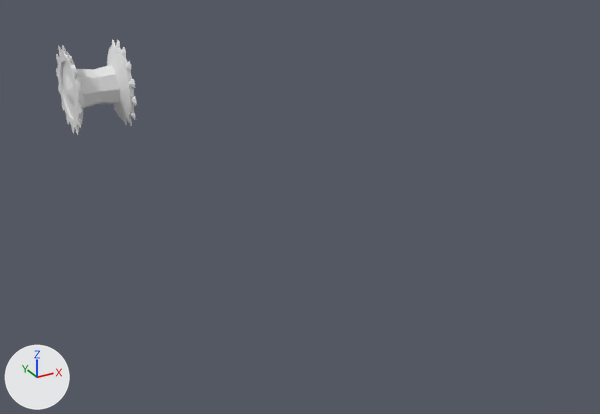
The OBJ model models/Gears_Right.obj, before and after one commit.
The view is the same before and after, from a camera (50 mm lens) standing at (-3.12, -4.51, 2.6) and looking at (-0.66, -0.05, 0.37). The axes (+X, +Y, +Z) are drawn at lower left. The lights are the same throughout. Where no turn or scale is listed for an object, it has been applied to the vertices. Vertices at the same position are counted once.

The first picture shows 'Wheels_Right_Object_3'.
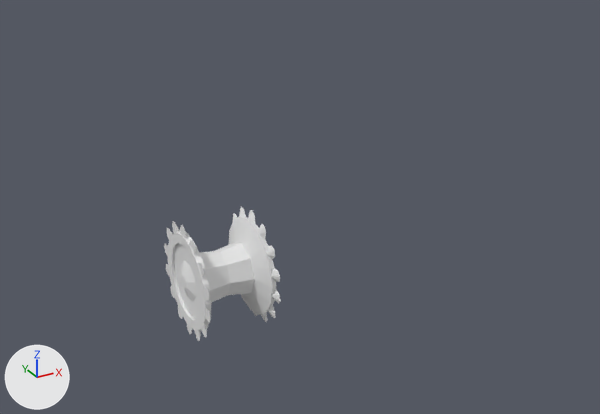
The change in detail:
me_wheels_right_object_3 is used by ob_wheels_right_object_3; location (0.0, 0.0, 0.0).
me_wheels_right_object_3 had 340 vertices, 502 faces, 1 loose edge and spanned x -1.49..-0.93, y -2.66..3.08, z 0.21..1.01.
me_wheels_right_object_3 now has 338 vertices, 502 faces and spans x -1.49..-0.98, y -0.39..0.4, z -0.41..0.4.
me_wheels_right_object_3 part 1: the loose piece of 65 vertices spanning x -1.48..-1.34, y 2.35..3.03, z 0.27..0.94 is moved by (0.0, -2.69, -0.61).
me_wheels_right_object_3 part 2: the loose piece of 24 vertices spanning x -1.44..-1.03, y 2.5..2.88, z 0.42..0.79 is moved by (0.0, -2.69, -0.61).
me_wheels_right_object_3 part 3: the loose piece of 6 vertices spanning x -1.47..-1.44, y 2.64..2.74, z 0.21..0.29 is moved by (0.0, -2.69, -0.61).
me_wheels_right_object_3 part 4: the loose piece of 6 vertices spanning x -1.47..-1.44, y 2.49..2.6, z 0.25..0.34 is moved by (0.0, -2.69, -0.61).
me_wheels_right_object_3 part 5: the loose piece of 6 vertices spanning x -1.47..-1.44, y 2.37..2.48, z 0.34..0.45 is moved by (0.0, -2.69, -0.61).
me_wheels_right_object_3 part 6: the loose piece of 6 vertices spanning x -1.47..-1.44, y 2.3..2.39, z 0.49..0.59 is moved by (0.0, -2.69, -0.61).
me_wheels_right_object_3 part 7: the loose piece of 6 vertices spanning x -1.47..-1.44, y 2.3..2.39, z 0.63..0.73 is moved by (0.0, -2.69, -0.61).
me_wheels_right_object_3 part 8: the loose piece of 6 vertices spanning x -1.47..-1.44, y 2.37..2.47, z 0.76..0.87 is moved by (0.0, -2.69, -0.61).
me_wheels_right_object_3 part 9: the loose piece of 6 vertices spanning x -1.47..-1.44, y 2.79..2.89, z 0.25..0.35 is moved by (0.0, -2.69, -0.61).
me_wheels_right_object_3 part 10: the loose piece of 6 vertices spanning x -1.47..-1.44, y 2.49..2.6, z 0.87..0.97 is moved by (0.0, -2.69, -0.61).
me_wheels_right_object_3 part 11: the loose piece of 16 vertices spanning x -1.49..-1.46, y 2.56..2.82, z 0.47..0.74 is moved by (0.0, -2.69, -0.61).
me_wheels_right_object_3 part 12: the loose piece of 65 vertices spanning x -1.12..-0.98, y 2.35..3.03, z 0.27..0.94 is moved by (0.0, -2.69, -0.61).
me_wheels_right_object_3 part 13: the loose piece of 6 vertices spanning x -1.02..-0.99, y 2.49..2.6, z 0.25..0.34 is moved by (0.0, -2.69, -0.61).
me_wheels_right_object_3 part 14: the loose piece of 6 vertices spanning x -1.02..-0.99, y 2.37..2.48, z 0.34..0.45 is moved by (0.0, -2.69, -0.61).
me_wheels_right_object_3 part 15: the loose piece of 6 vertices spanning x -1.02..-0.99, y 2.3..2.39, z 0.49..0.59 is moved by (0.0, -2.69, -0.61).
me_wheels_right_object_3 part 16: the loose piece of 6 vertices spanning x -1.02..-0.99, y 2.3..2.39, z 0.63..0.73 is moved by (0.0, -2.69, -0.61).
me_wheels_right_object_3 part 17: the loose piece of 6 vertices spanning x -1.02..-0.99, y 2.37..2.47, z 0.76..0.87 is moved by (0.0, -2.69, -0.61).
me_wheels_right_object_3 part 18: the loose piece of 6 vertices spanning x -1.02..-0.99, y 2.49..2.6, z 0.87..0.97 is moved by (0.0, -2.69, -0.61).
me_wheels_right_object_3 part 19: 9 loose pieces with 54 vertices, spanning x -1.47..-0.99, y 2.65..3.08, z 0.49..1.01, are deleted.
me_wheels_right_object_3 part 20: 54 vertices added at x -1.47..-0.99, y -0.04..0.4, z -0.12..0.4.

Changed parts and their boxes (x1, y1, x2, y2) in the pictures (600 x 414 px; the box of a moved part takes in the faces that stretch with it):
'Wheels_Right_Object_3', reshaped
    before: (56, 39, 137, 135)
    after: (164, 206, 281, 341)
part 1 of me_wheels_right_object_3, moved or reshaped
    before: (58, 52, 83, 128)
    after: (168, 230, 211, 331)
part 2 of me_wheels_right_object_3, moved or reshaped
    before: (76, 65, 120, 108)
    after: (199, 243, 255, 303)
part 3 of me_wheels_right_object_3, moved or reshaped
    before: (71, 126, 75, 134)
    after: (186, 322, 192, 334)
part 4 of me_wheels_right_object_3, moved or reshaped
    before: (75, 126, 79, 135)
    after: (194, 330, 201, 341)
part 5 of me_wheels_right_object_3, moved or reshaped
    before: (78, 118, 82, 128)
    after: (202, 324, 207, 338)
part 6 of me_wheels_right_object_3, moved or reshaped
    before: (79, 103, 82, 114)
    after: (205, 308, 211, 322)
part 7 of me_wheels_right_object_3, moved or reshaped
    before: (76, 86, 81, 96)
    after: (204, 286, 209, 301)
part 8 of me_wheels_right_object_3, moved or reshaped
    before: (72, 68, 77, 79)
    after: (198, 263, 204, 277)
part 9 of me_wheels_right_object_3, moved or reshaped
    before: (66, 116, 70, 125)
    after: (178, 307, 183, 319)
part 10 of me_wheels_right_object_3, moved or reshaped
    before: (67, 53, 72, 65)
    after: (189, 240, 197, 256)
part 11 of me_wheels_right_object_3, moved or reshaped
    before: (65, 75, 75, 106)
    after: (181, 260, 197, 302)
part 12 of me_wheels_right_object_3, moved or reshaped
    before: (107, 47, 134, 121)
    after: (228, 217, 276, 315)
part 13 of me_wheels_right_object_3, moved or reshaped
    before: (127, 117, 132, 126)
    after: (261, 313, 267, 322)
part 14 of me_wheels_right_object_3, moved or reshaped
    before: (130, 109, 135, 120)
    after: (268, 305, 275, 318)
part 15 of me_wheels_right_object_3, moved or reshaped
    before: (131, 95, 137, 106)
    after: (272, 289, 281, 304)
part 16 of me_wheels_right_object_3, moved or reshaped
    before: (130, 79, 135, 89)
    after: (271, 268, 280, 282)
part 17 of me_wheels_right_object_3, moved or reshaped
    before: (126, 61, 131, 73)
    after: (267, 246, 275, 260)
part 18 of me_wheels_right_object_3, moved or reshaped
    before: (121, 47, 126, 58)
    after: (258, 224, 266, 239)
part 19 of me_wheels_right_object_3, deleted
    before: (56, 39, 120, 93)
part 20 of me_wheels_right_object_3, added
    after: (164, 206, 255, 277)
